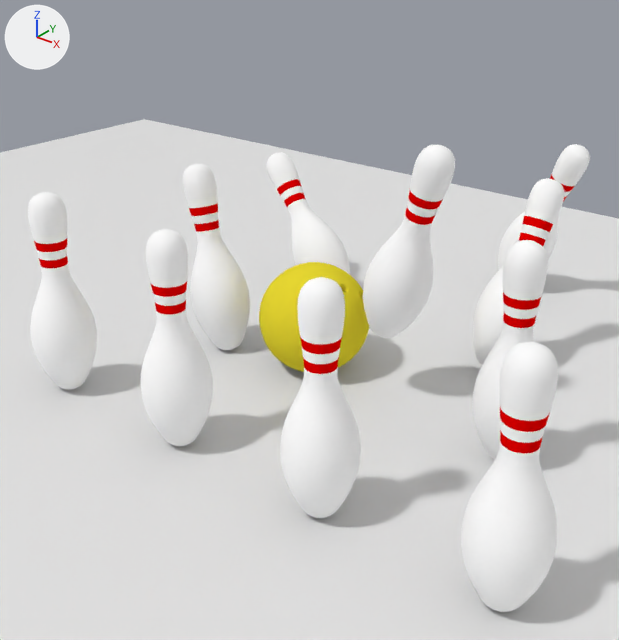
A saved change to the Blender file test_blend_files/Bowlingalley.blend.
Rendered twice from a camera (50 mm lens) standing at (12.38, -8.23, 8.25) and looking at (3.45, 2.94, 1.33). The axes (+X, +Y, +Z) are drawn at upper left. The lights are the same throughout.

Names of what the first picture shows: 'Ball', 'Pin.01', 'Pin.02', 'Pin.03', 'Pin.04', 'Pin.05', 'Pin.06', 'Pin.07', 'Pin.08', 'Pin.09', 'Pin.10', 'Plane'.
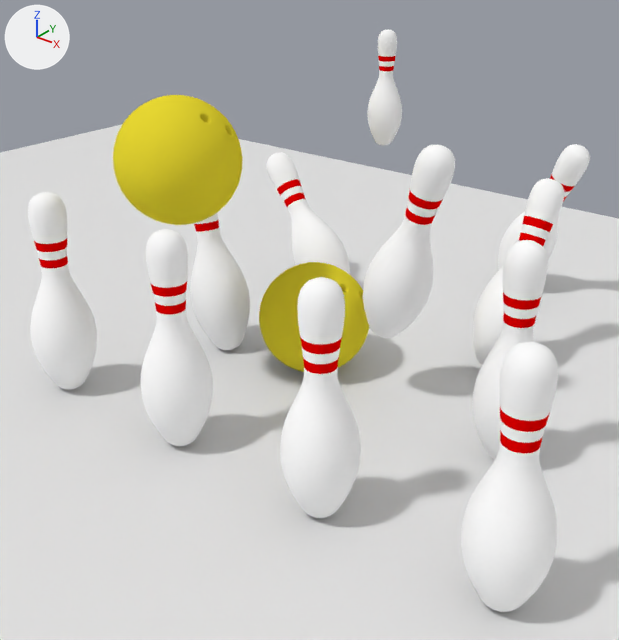
Where the change shows, as pixel boxes (x1, y1, x2, y2) in the pictures (619 x 640 px):
```json
{"object": "Ball.001", "change": "added", "after": [113, 95, 242, 225], "on screen": "yellow"}
{"object": "Pin.000", "change": "added", "after": [367, 29, 402, 145], "faces in mat_pin (white #ffffff)": [367, 29, 402, 145], "faces in mat_stripe (red #e70000)": [378, 56, 395, 71]}
```

The change, as JSON lines over the scene's bpy script:
```json
{"op": "add", "block": "ob_pin_000", "code": ["ob_pin_000 = bpy.data.objects.new('Pin.000', me_mesh_005.copy())  # the mesh of ob_pin_08", "ob_pin_000.location = (0.02, 5.35, 4.16)", "ob_pin_000.rotation_euler = (1.571, 0.0, 0.0)  # degrees (90, 0, 0)", "ob_pin_000.scale = (0.554, 0.554, 0.554)"]}
{"op": "add", "block": "ob_ball_001", "code": ["ob_ball_001 = bpy.data.objects.new('Ball.001', me_icosphere_001.copy())  # the mesh of ob_ball", "ob_ball_001.location = (1.75, 1.51, 4.34)", "ob_ball_001.scale = (1.08, 1.08, 1.08)"]}
```
